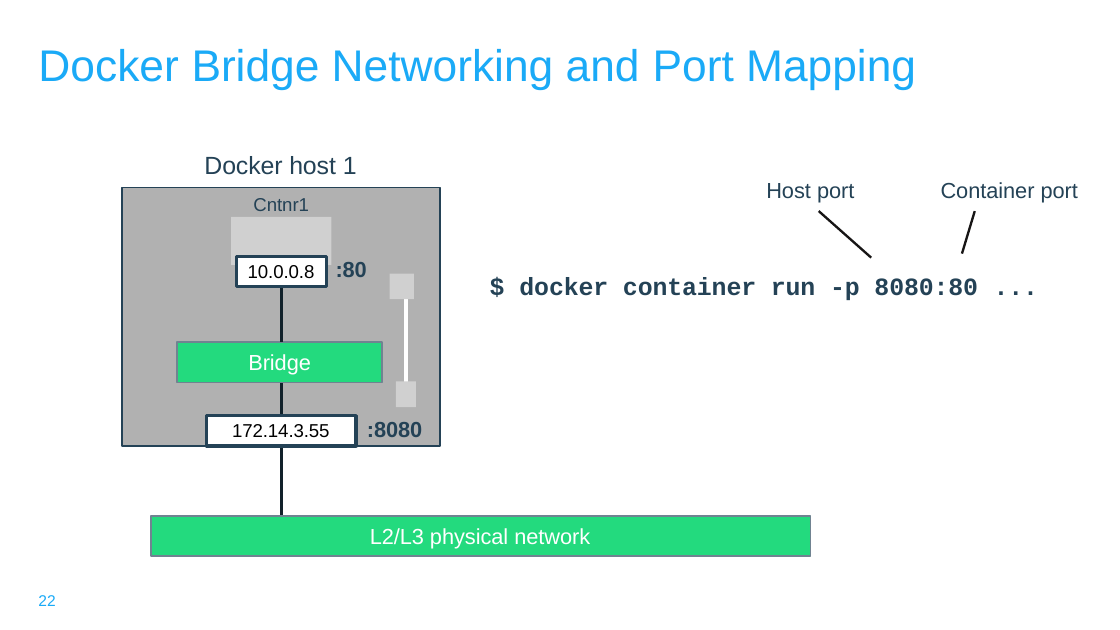
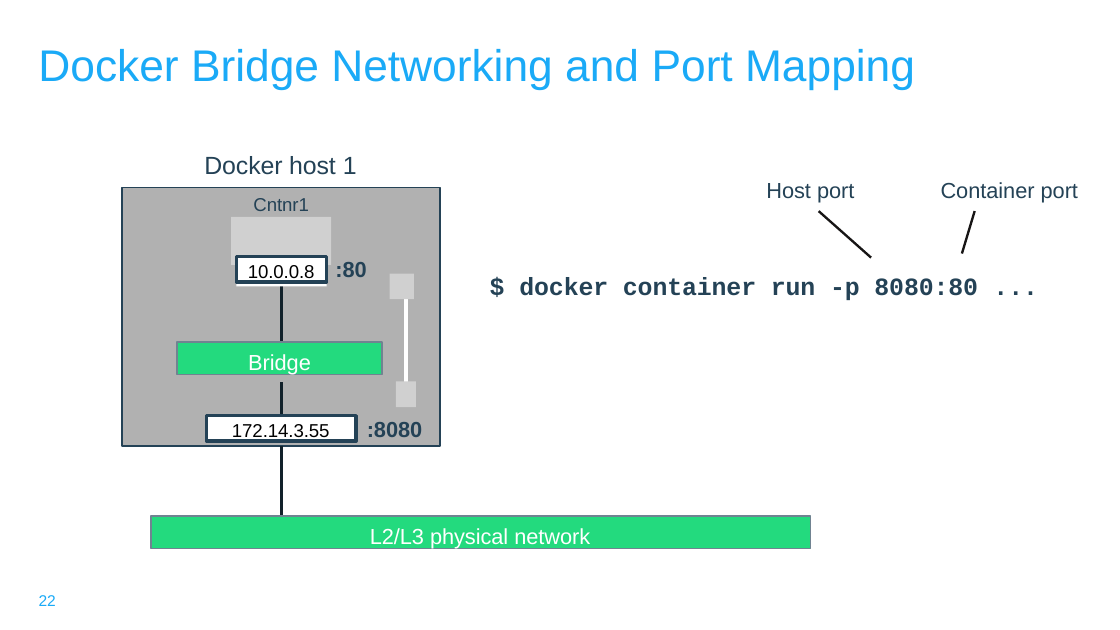
Before and after one commit to falcon-sky/containerization, a slide deck: slide 22 of Docker/Day1/docker_understanding.pptx. Drawn at 1120x630 pixels with LibreOffice and Linux fonts; fonts in the diff are those of the drawing; grey boxes stand for pictures; background and template pictures are left out. Boxes give left, top, right and bottom in pixels: in the first picture for what was removed or moved away, otherwise in the second. Text is boxed around its words. In the diff, an @@ line names an element or a change of style, - is before the commit and + after.

Commit message:
training docker

```diff
--- a/Docker/Day1/docker_understanding.pptx
+++ b/Docker/Day1/docker_understanding.pptx
@@ text "Docker Bridge Networking and Port ..." at bbox=[38, 49, 915, 89]: letter spacing 0.1 to 0 pt in "Docker Networking and Mapping" @@
@@ freeform shape at bbox=[122, 188, 440, 447]: outline #244256 1 pt to #244256 0.99 pt @@
@@ rectangle "10.0.0.8" at bbox=[236, 256, 327, 282]: outline #244256 2.25 pt to #244256 2.24 pt @@
@@ rectangle "10.0.0.8": place and size @@
-rectangle "10.0.0.8" at bbox=[236, 256, 327, 287]
+rectangle "10.0.0.8" at bbox=[236, 256, 327, 282]
@@ rectangle "Bridge" at bbox=[177, 343, 382, 375]: outline #708391 1 pt to #708391 0.99 pt @@
@@ rectangle "Bridge": place and size @@
-rectangle "Bridge" at bbox=[177, 343, 382, 383]
+rectangle "Bridge" at bbox=[177, 343, 382, 375]
@@ rectangle "172.14.3.55": place and size @@
-rectangle "172.14.3.55" at bbox=[206, 416, 356, 446]
+rectangle "172.14.3.55" at bbox=[206, 416, 356, 441]
@@ rectangle "172.14.3.55" at bbox=[206, 416, 356, 441]: outline #244256 2.25 pt to #244256 2.24 pt @@
@@ outline #11212A 2.25 pt to #11212A 2.24 pt in 3 elements at bbox=[281, 382, 281, 416], bbox=[281, 287, 281, 342], bbox=[281, 446, 281, 516] @@
@@ rectangle "L2/L3 physical network": place and size @@
-rectangle "L2/L3 physical network" at bbox=[151, 516, 811, 557]
+rectangle "L2/L3 physical network" at bbox=[151, 516, 811, 549]
@@ rectangle "L2/L3 physical network" at bbox=[151, 516, 811, 549]: outline #708391 1 pt to #708391 0.99 pt @@
```
Also in this commit, not shown: 20 other slides changed, 1 slide added, 1 slide removed, 16 other files.
